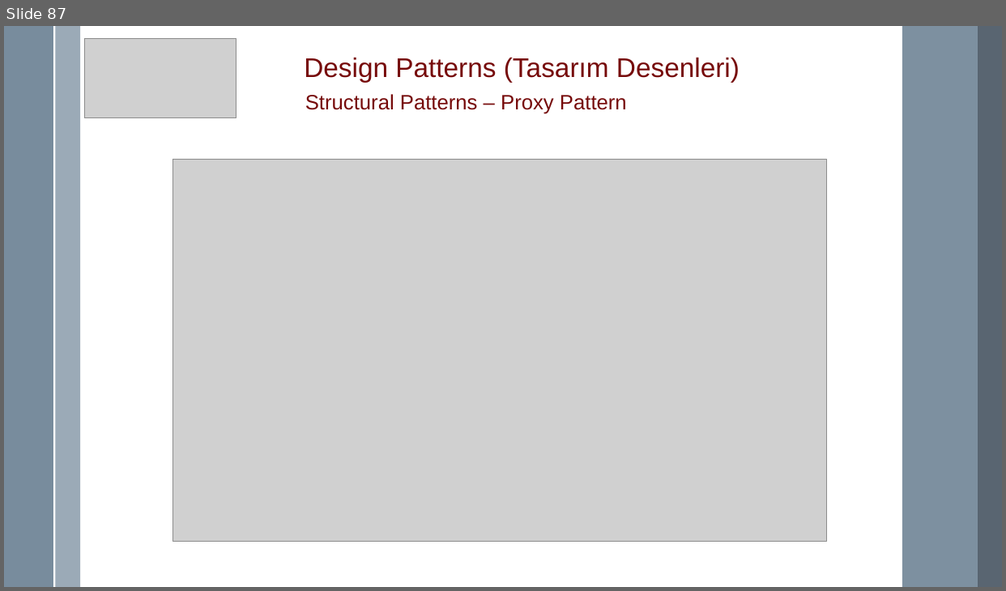
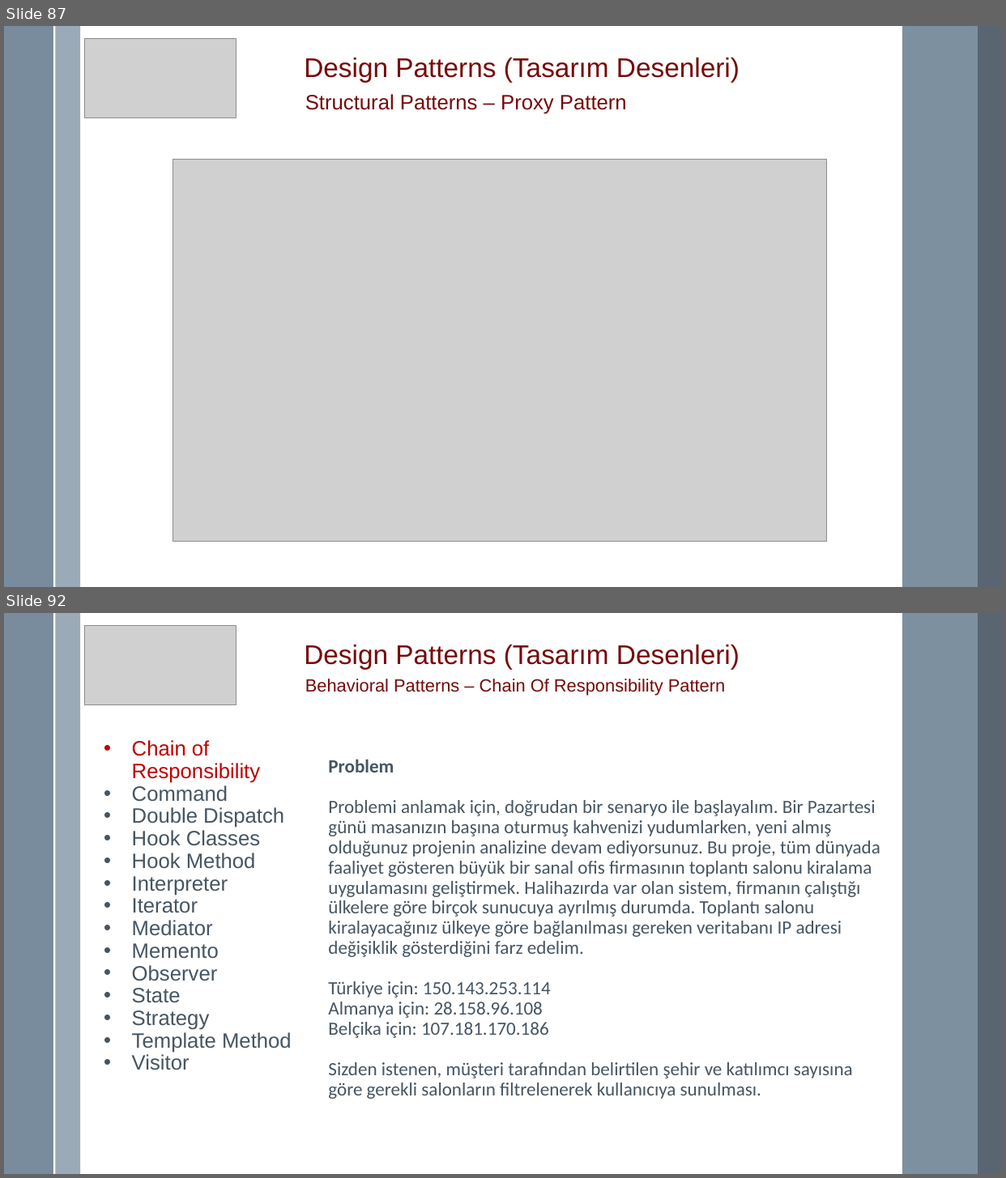
Before and after one commit to mremregok/DesignPattern, a slide deck: Design Pattern.pptx. Shown one above the other, each under a label of ours: slide 87 before the commit, slides 87 and 92 after it; the slides between them are not shown. The pictures are 1006x591 and 1006x1178 pixels, drawn with LibreOffice and Linux fonts; fonts in the diff are those of the drawing; grey boxes stand for pictures. Boxes give left, top, right and bottom in pixels: in the first picture for what was removed or moved away, otherwise in the second. Text is boxed around its words. In the diff, an @@ line names an element or a change of style, - is before the commit and + after.

Commit message:
Davranışsal tasarım desenlerinden Chain of Responsibility ve Command eklendi.

```diff
--- a/Design Pattern.pptx
+++ b/Design Pattern.pptx
@@ slide 92 added at <box>4,613,1002,1174</box>, background #FFFFFF; not listed: 5 template elements that a slide beside it also shows @@
@@ picture added at <box>84,626,236,705</box> @@
@@ text added at <box>304,644,739,669</box>, 26 pt, text #760A0A @@
+Design Patterns (Tasarım Desenleri)
@@ text added at <box>305,679,725,696</box>, 17 pt, text #760A0A @@
+Behavioral Patterns – Chain Of Responsibility Pattern
@@ text added at <box>132,740,292,1071</box>, 20 pt, text #465562 @@
+• Chain of Responsibility
+• Command
+• Double Dispatch
+• Hook Classes
+• Hook Method
+• Interpreter
+• Iterator
+• Mediator
+• Memento
+• Observer
+• State
+• Strategy
+• Template Method
+• Visitor
@@ text added at <box>328,760,880,1099</box>, 18 pt, text #465562 @@
+Problem
+Problemi anlamak için, doğrudan bir senaryo ile başlayalım. Bir Pazartesi günü masanızın başına oturmuş kahvenizi yudumlarken, yeni almış olduğunuz projenin analizine devam ediyorsunuz. Bu proje, tüm dünyada faaliyet gösteren büyük bir sanal ofis firmasının toplantı salonu kiralama uygulamasını geliştirmek. Halihazırda var olan sistem, firmanın çalıştığı ülkelere göre birçok sunucuya ayrılmış durumda. Toplantı salonu kiralayacağınız ülkeye göre bağlanılması gereken veritabanı IP adresi değişiklik gösterdiğini farz edelim.
+Türkiye için: 150.143.253.114
+Almanya için: 28.158.96.108
+Belçika için: 107.181.170.186
+Sizden istenen, müşteri tarafından belirtilen şehir ve katılımcı sayısına göre gerekli salonların filtrelenerek kullanıcıya sunulması.
```
Also in this commit, not shown: 13 other slides added, 18 other files.
